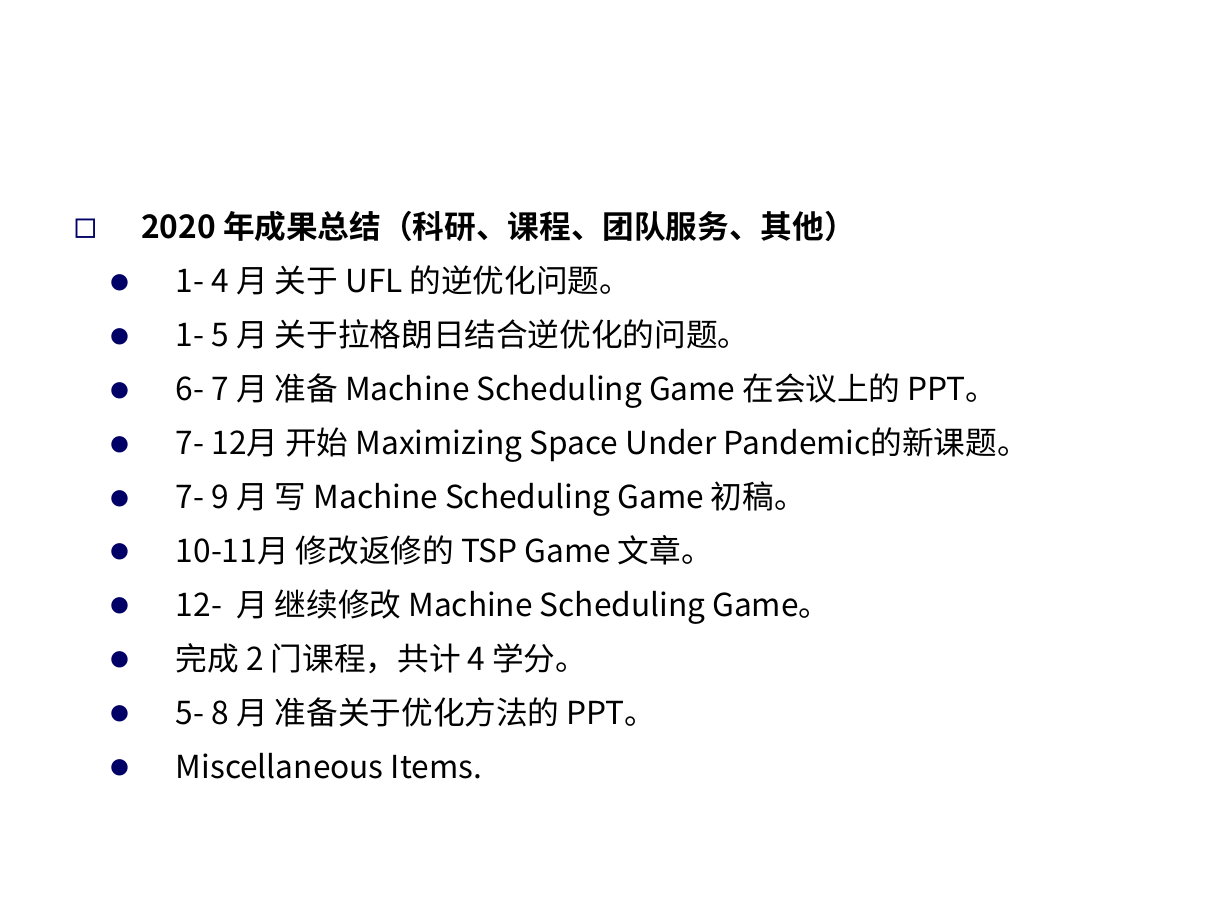
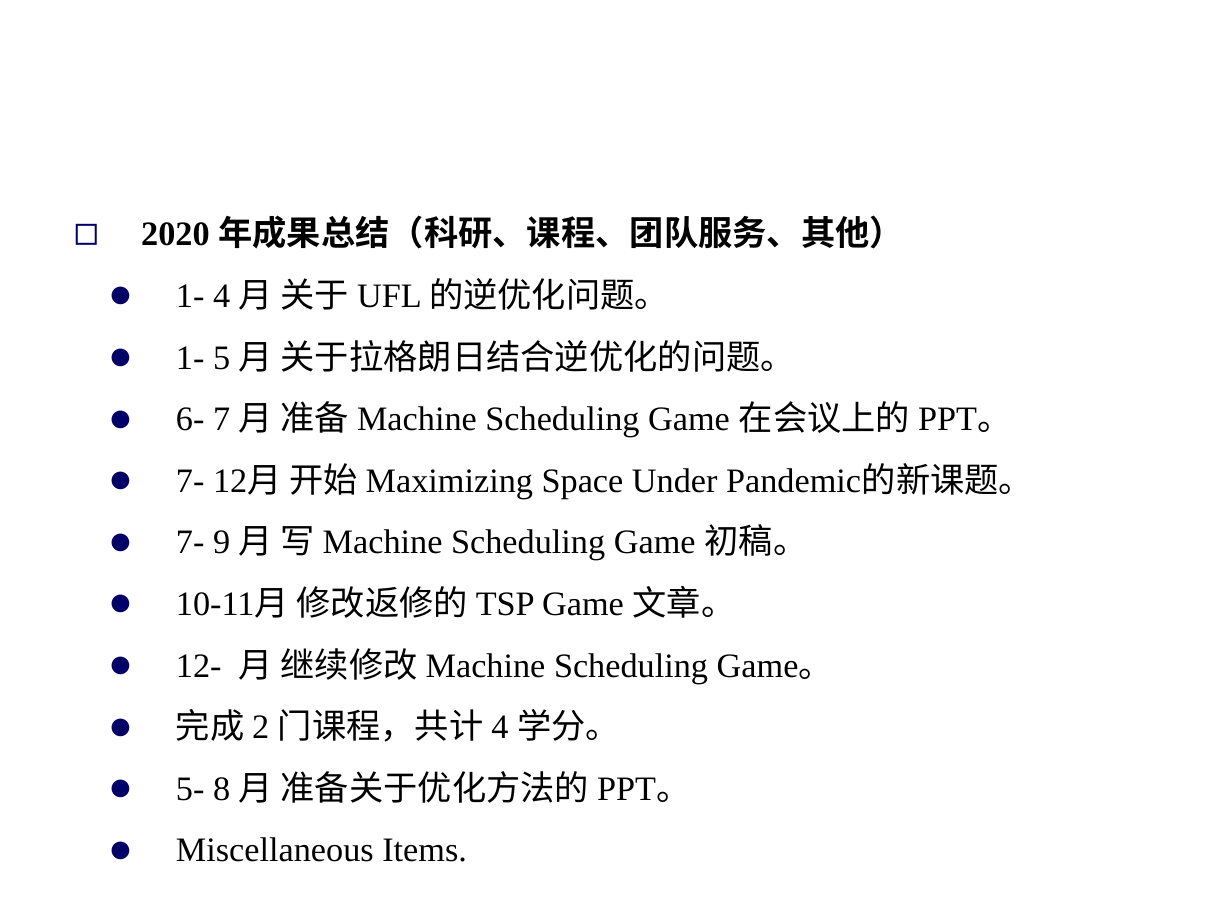
Before and after one commit to Dis-count/Writing, a slide deck: slide 2 of 2020年度总结lzk.ppt. Drawn at 1232x924 pixels with LibreOffice and Linux fonts; fonts in the diff are those of the drawing; background and template pictures are left out. Boxes give left, top, right and bottom in pixels: in the first picture for what was removed or moved away, otherwise in the second. Text is boxed around its words. In the diff, an @@ line names an element or a change of style, - is before the commit and + after.

```diff
--- a/2020年度总结lzk.ppt
+++ b/2020年度总结lzk.ppt
@@ text "2020 年成果总结（科研、课程、团队服务、其他）" at box(141, 215, 1033, 862): size 18.5 to 20 pt, font Noto Sans CJK SC to Times New Roman; line spacing 1.15 to 1.25 @@
```
Also in this commit, not shown: 3 other slides changed, 2 other files.
